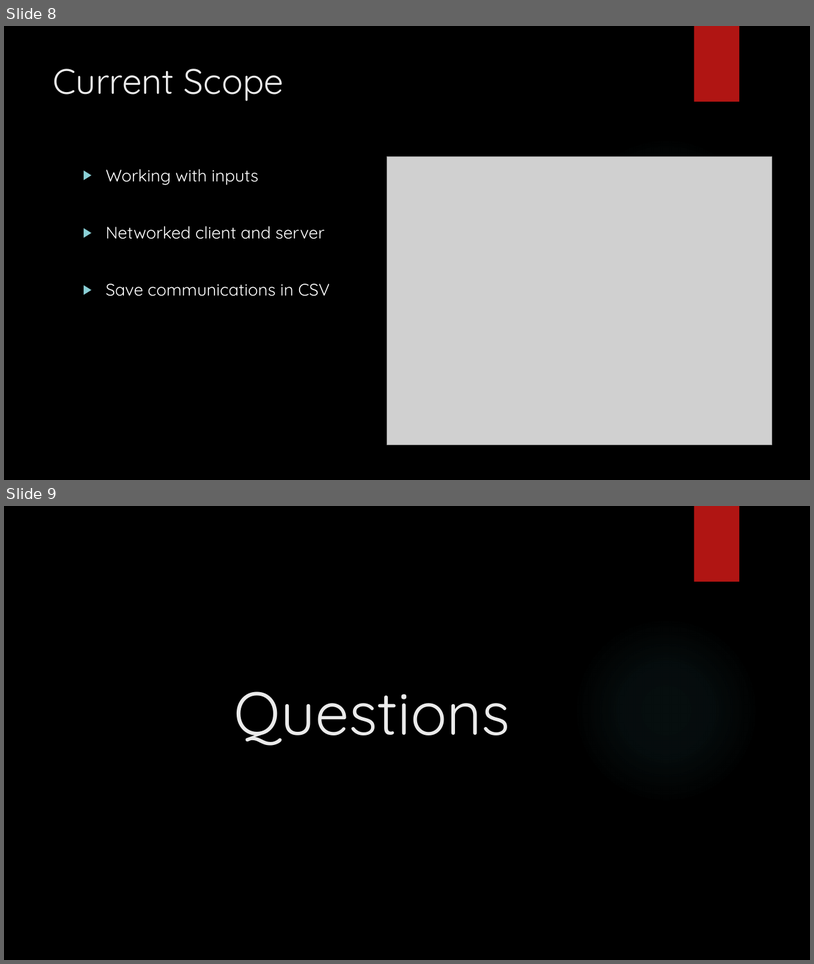
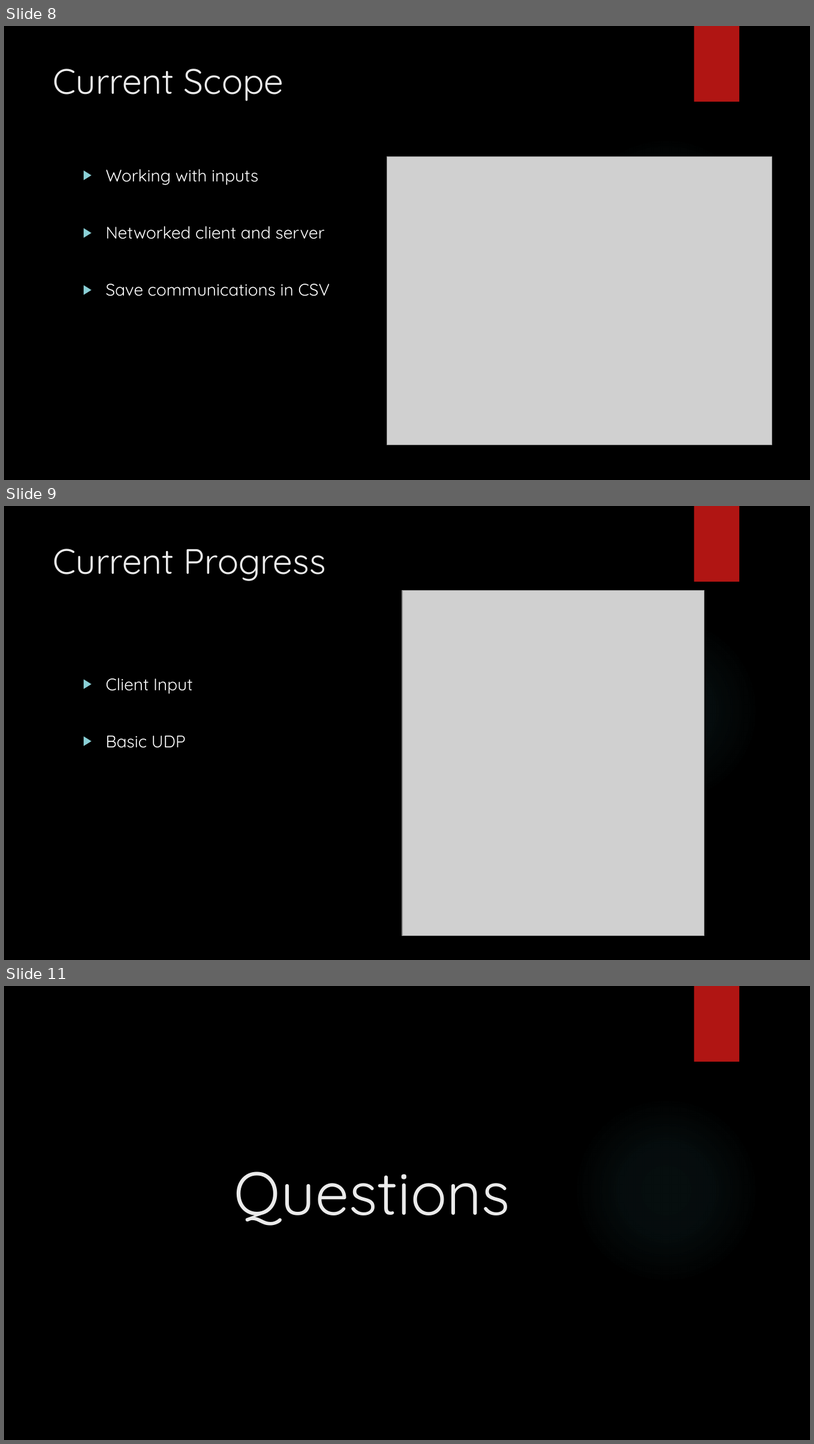
Before and after one commit to DannyJamieson/FinalProject, a slide deck: Presentation.pptx. Shown one above the other, each under a label of ours: slides 8 and 9 before the commit, slides 8, 9 and 11 after it; the slides between them are not shown. The pictures are 814x964 and 814x1444 pixels, drawn with LibreOffice and Linux fonts; fonts in the diff are those of the drawing; grey boxes stand for pictures; background and template pictures are left out. Boxes give left, top, right and bottom in pixels: in the first picture for what was removed or moved away, otherwise in the second. Text is boxed around its words. In the diff, an @@ line names an element or a change of style, - is before the commit and + after.

```diff
--- a/Presentation.pptx
+++ b/Presentation.pptx
@@ slide 9 added at bbox=[4, 506, 810, 960], background picture (left out); not listed: 2 template elements that a slide beside it also shows @@
@@ title added at bbox=[53, 549, 326, 581], 42 pt, text #EBEBEB @@
+Current Progress
@@ picture added at bbox=[402, 590, 705, 936] @@
@@ text added at bbox=[106, 678, 193, 748], 20 pt, text #FFFFFF @@
+▶ Client Input
+▶ Basic UDP
@@ what was slide 9 is now slide 11 @@
```
Also in this commit, not shown: 2 slides changed, 1 other slide added, 9 other files.
